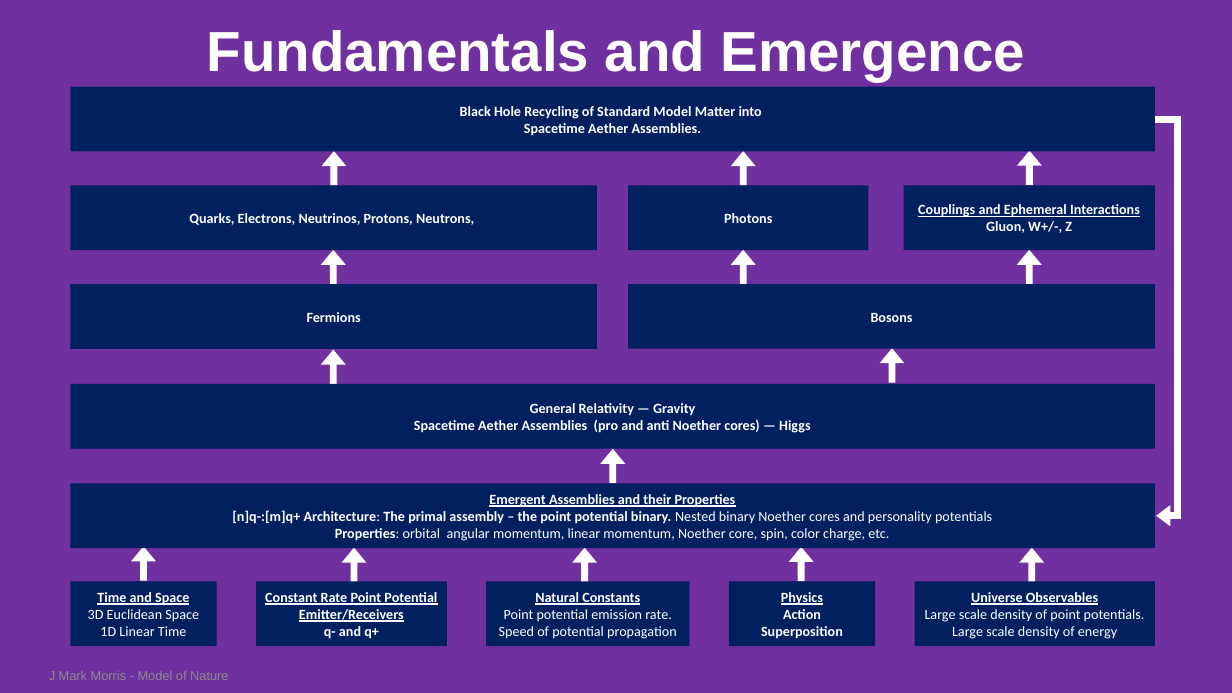
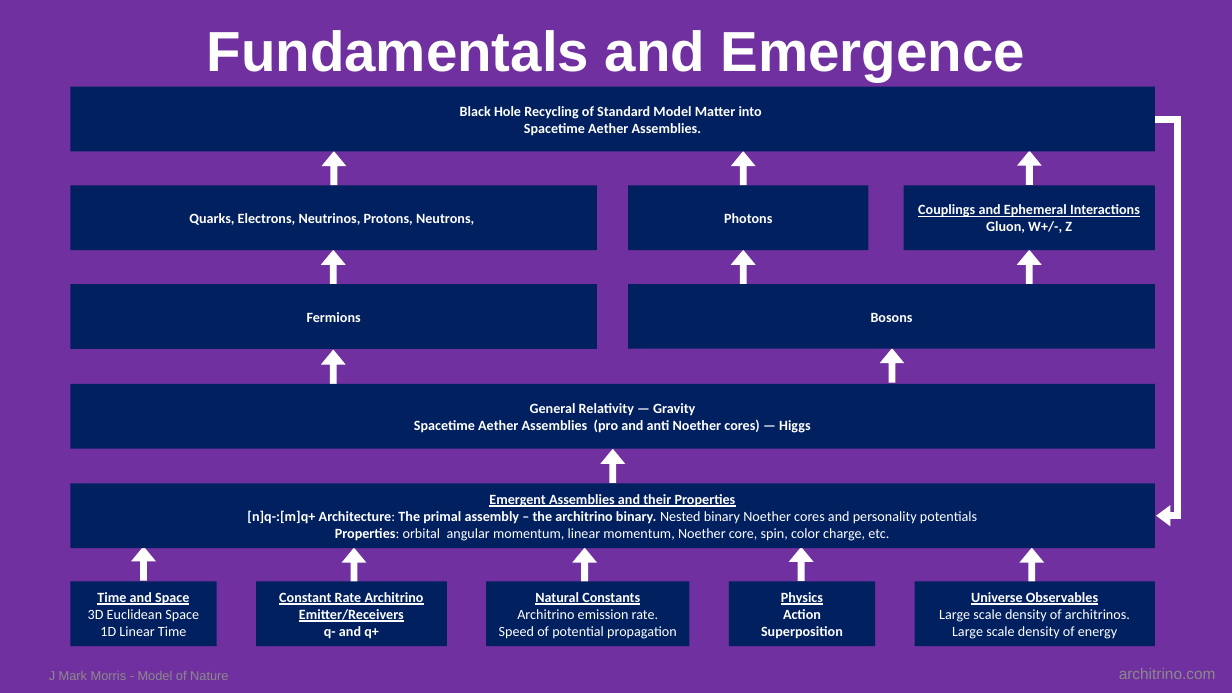
Before and after one commit to jmarkmorris/architrino, a slide deck: slide 1 of reference/archie/presentations/NPQG Fundamentals - Theory.pptx. Drawn at 1232x693 pixels with LibreOffice and Linux fonts; fonts in the diff are those of the drawing. Boxes give left, top, right and bottom in pixels: in the first picture for what was removed or moved away, otherwise in the second. Text is boxed around its words. In the diff, an @@ line names an element or a change of style, - is before the commit and + after.

```diff
--- a/reference/archie/presentations/NPQG Fundamentals - Theory.pptx
+++ b/reference/archie/presentations/NPQG Fundamentals - Theory.pptx
@@ text in rectangle at (247, 510, 977, 524): text changed @@
-[n]q-:[m]q+ Architecture: The primal assembly – the point potential binary. Nested binary Noether cores and personality potentials
+[n]q-:[m]q+ Architecture: The primal assembly – the architrino binary. Nested binary Noether cores and personality potentials
@@ text in rectangle at (279, 592, 424, 622): text changed @@
-Constant Rate Point Potential Emitter/Receivers
+Constant Rate Architrino Emitter/Receivers
@@ text in rectangle at (517, 609, 658, 619): text changed @@
-Point potential emission rate.
+Architrino emission rate.
@@ text in rectangle at (939, 609, 1130, 622): text changed @@
-Large scale density of point potentials.
+Large scale density of architrinos.
@@ text added at (1119, 668, 1216, 679), 12 pt, text #8C8C8C @@
+architrino.com
```
Also in this commit, not shown: 22 other files.
